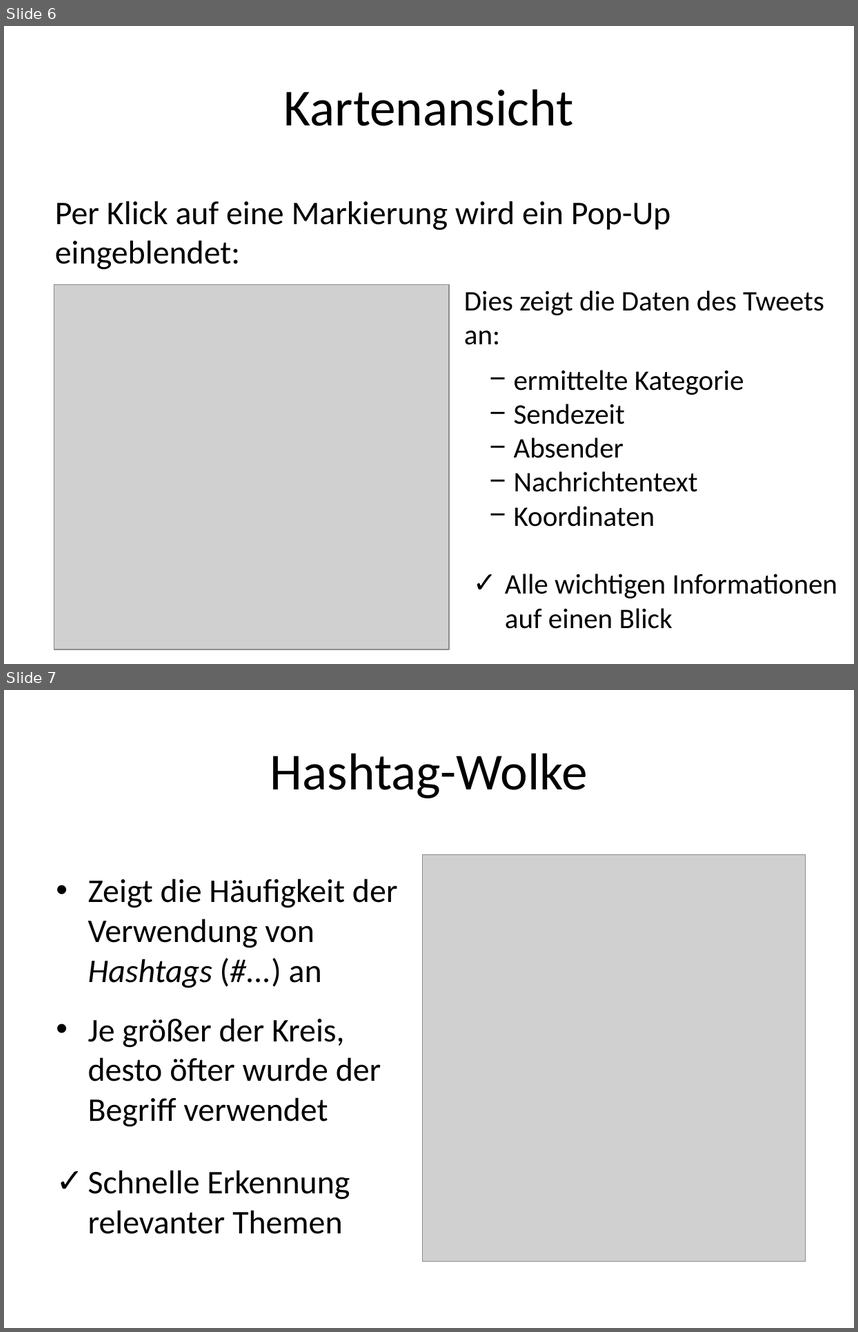
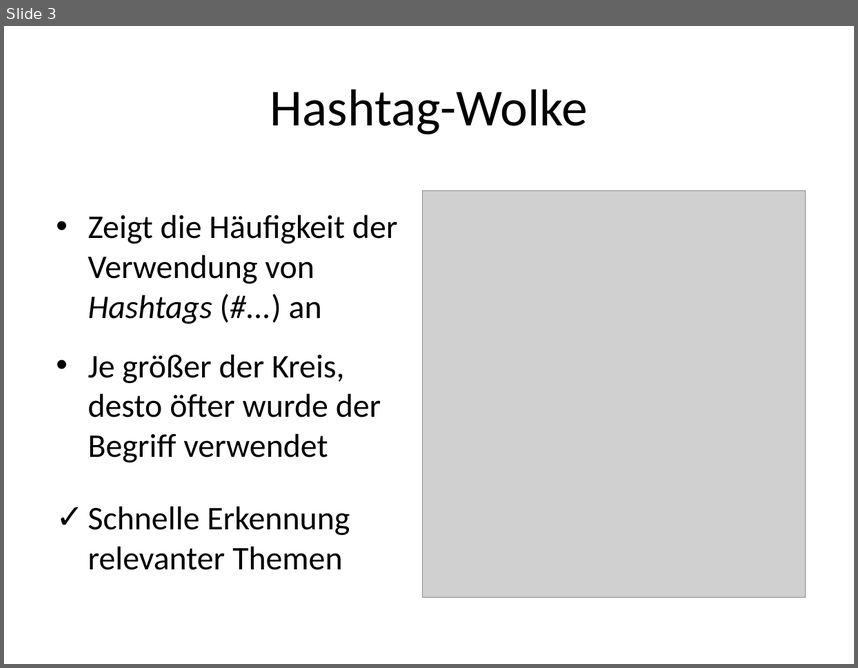
Before and after one commit to d-f/bugfree-octo-ironman, a slide deck: presentations/Presi-Teil_Jan.pptx. Shown one above the other, each under a label of ours: slides 6 and 7 before the commit, slide 3 after it. The pictures are 858x1332 and 858x668 pixels, drawn with LibreOffice and Linux fonts; fonts in the diff are those of the drawing; grey boxes stand for pictures. Boxes give left, top, right and bottom in pixels: in the first picture for what was removed or moved away, otherwise in the second. Text is boxed around its words. In the diff, an @@ line names an element or a change of style, - is before the commit and + after.

```diff
--- a/presentations/Presi-Teil_Jan.pptx
+++ b/presentations/Presi-Teil_Jan.pptx
@@ slide 6 removed at [4, 26, 854, 664], background #FFFFFF @@
@@ title removed at [284, 89, 574, 126] @@
-Kartenansicht
@@ text removed at [55, 201, 671, 270] @@
-Per Klick auf eine Markierung wird ein Pop-Up eingeblendet:
@@ picture removed at [54, 285, 450, 649] @@
@@ text removed at [464, 290, 838, 628] @@
-Dies zeigt die Daten des Tweets an:
-  − ermittelte Kategorie
-  − Sendezeit
-  − Absender
-  − Nachrichtentext
-  − Koordinaten
-✓ Alle wichtigen Informationen auf einen Blick
@@ what was slide 7 is now slide 3 @@
```
Also in this commit, not shown: 2 slides changed, 3 other slides removed.
